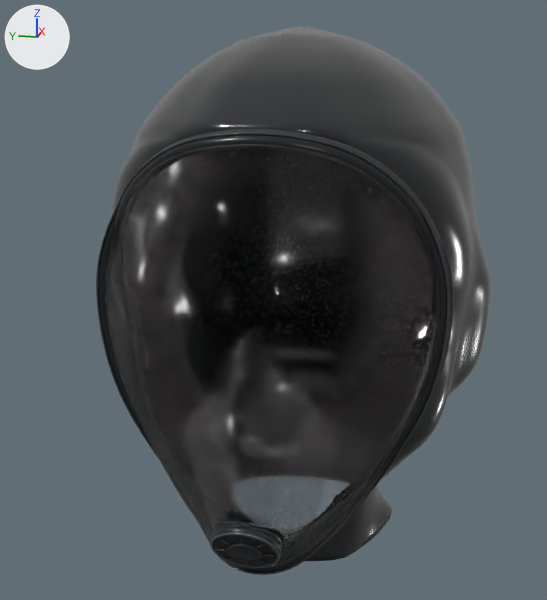
The glTF model assets/SK_CodexScubaMask.glb as it was, and as the next commit left it.
One viewpoint serves both versions: a camera (50 mm lens) standing at (-0.327, -0.054, 0.148) and looking at (-0.024, 0.006, 0.072). Every picture has the same lights, and +X, +Y and +Z are marked at upper left. The first picture is the older version. Where no turn or scale is listed for an object, it has been applied to the vertices.

Script lines for the objects in view, before the commit:
```python
me_sk_codexscubamask_under_chin_cup_001 = bpy.data.meshes.new('SK_CodexScubaMask_under_chin_cup.001')
me_sk_codexscubamask_under_chin_cup_001.from_pydata(...)  # 49049 vertices, 97798 faces; spans x -0.122..0.076, y -0.083..0.083, z -0.042..0.183
me_sk_codexscubamask_under_chin_cup_001.materials.append(mat_m_scuba_silicone)  # black #24282a
me_sk_codexscubamask_under_chin_cup_001.materials.append(mat_m_scuba_polymer)  # black #1f2428
me_sk_codexscubamask_under_chin_cup_001.materials.append(mat_m_scuba_teal)  # black #181d21
me_sk_codexscubamask_under_chin_cup_001.materials.append(mat_m_scuba_tealaccent)  # dark grey #35383a
me_sk_codexscubamask_under_chin_cup_001.materials.append(mat_m_scuba_steel)  # grey #656c73
me_sk_codexscubamask_under_chin_cup_001.materials.append(mat_m_scuba_vent)  # black #0d1012
me_sk_codexscubamask_under_chin_cup_001.materials.append(mat_m_scuba_rubberdetail)  # dark grey #2f3235
me_sk_codexscubamask_under_chin_cup_001.materials.append(mat_m_scuba_nasalcup)  # white #eaeff2
me_sk_codexscubamask_under_chin_cup_001.materials.append(mat_m_scuba_visor)  # white #fcfdfe
me_sk_codexscubamask_under_chin_cup_001.materials.append(mat_m_scuba_valveaccent)  # dark grey #35383a
me_sk_codexscubamask_under_chin_cup_001.materials.append(mat_m_scuba_valvevent)  # black #0d1012
me_sk_codexscubamask_under_chin_cup_001.materials.append(mat_m_scuba_latexhood)  # black #121619
ob_sk_codexscubamask = bpy.data.objects.new('SK_CodexScubaMask', me_sk_codexscubamask_under_chin_cup_001)
ob_sk_codexscubamask.location = (0.0, 0.0, 0.0)
```
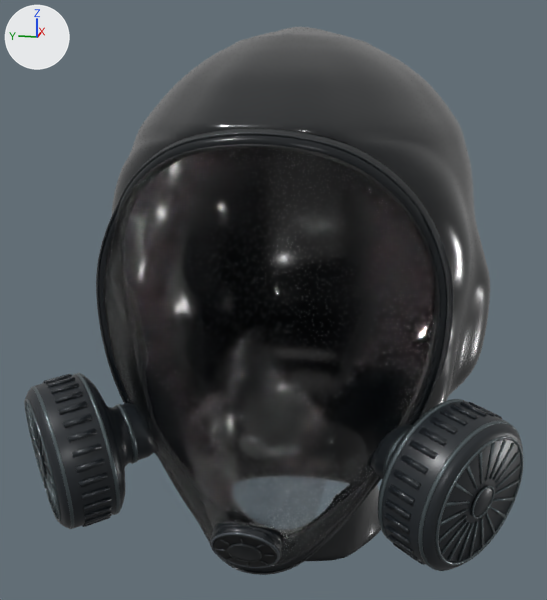
Boxes [x1, y1, x2, y2] around the edits, measured in the pictures (547 x 600 px):
'SK_CodexScubaMask', reshaped (27% wider)
    before: [96, 27, 490, 575]
    after: [24, 27, 523, 575]
part 1 of me_sk_codexscubamask_under_chin_cup_001, added
    after: [373, 399, 523, 571]
part 2 of me_sk_codexscubamask_under_chin_cup_001, added
    after: [24, 373, 155, 529]

The change in detail:
Material 'M_GasMask_FilterAccent' (mat_m_gasmask_filteraccent) is new.
Its base color is (0.11, 0.14, 0.15) (dark grey #5d696c).
Its metallic is 0.65.
Its roughness is 0.3.
Material 'M_GasMask_FilterBody' (mat_m_gasmask_filterbody) is new.
Its base color is (0.018, 0.023, 0.028) (black #242a2f).
Its metallic is 0.12.
Its roughness is 0.34.
me_sk_codexscubamask_under_chin_cup_001 is used by ob_sk_codexscubamask; location (0.0, 0.0, 0.0).
me_sk_codexscubamask_under_chin_cup_001 had 49049 vertices, 97798 faces and spanned x -0.122..0.076, y -0.083..0.083, z -0.042..0.183.
me_sk_codexscubamask_under_chin_cup_001 now has 54017 vertices, 107302 faces and spans x -0.122..0.076, y -0.091..0.091, z -0.042..0.183.
me_sk_codexscubamask_under_chin_cup_001 part 1: 2484 vertices added at x -0.117..-0.064, y -0.091..-0.04, z 0.002..0.057.
me_sk_codexscubamask_under_chin_cup_001 part 2: 2484 vertices added at x -0.117..-0.064, y 0.04..0.091, z 0.002..0.057.
me_sk_codexscubamask_under_chin_cup_001 gains material mat_m_gasmask_filterbody (black #242a2f).
me_sk_codexscubamask_under_chin_cup_001 gains material mat_m_gasmask_filteraccent (dark grey #5d696c).
